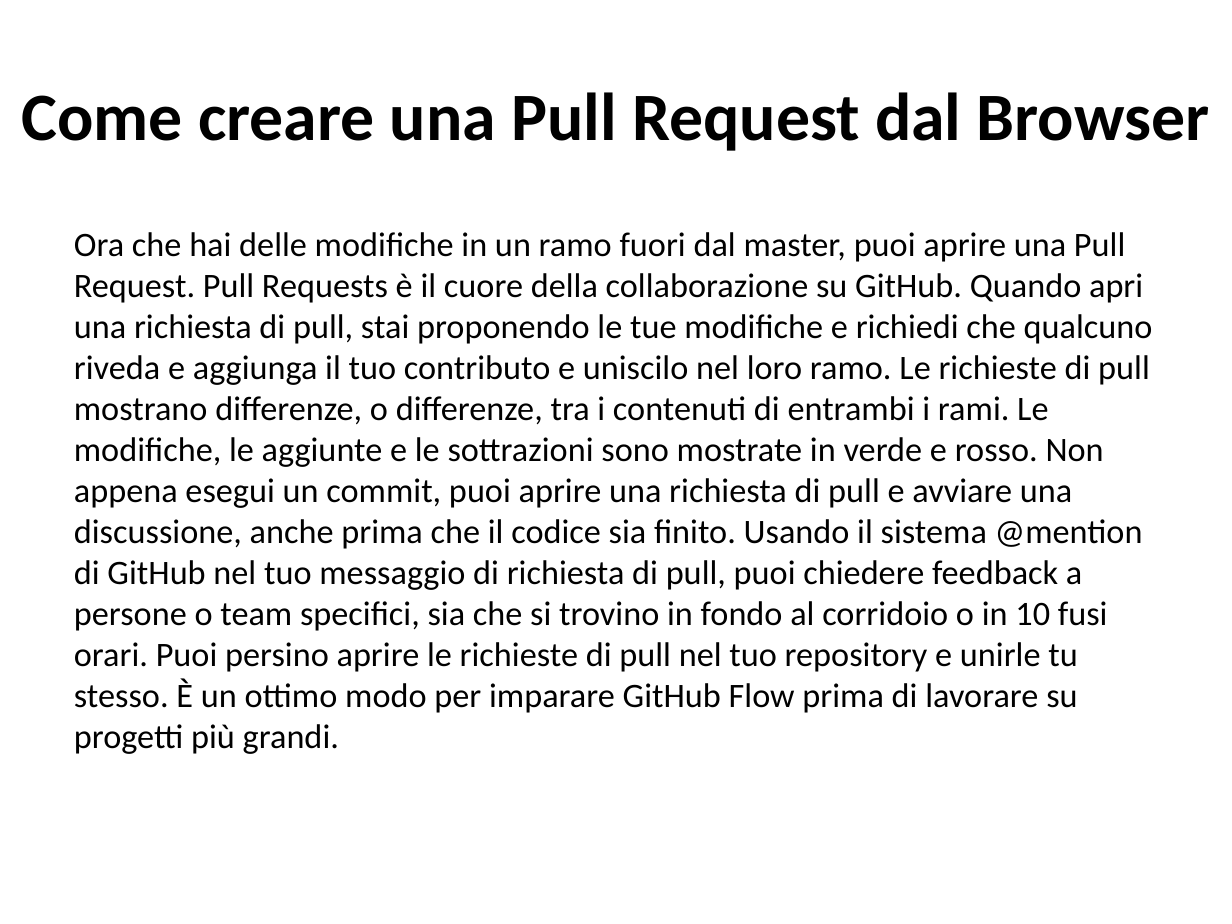
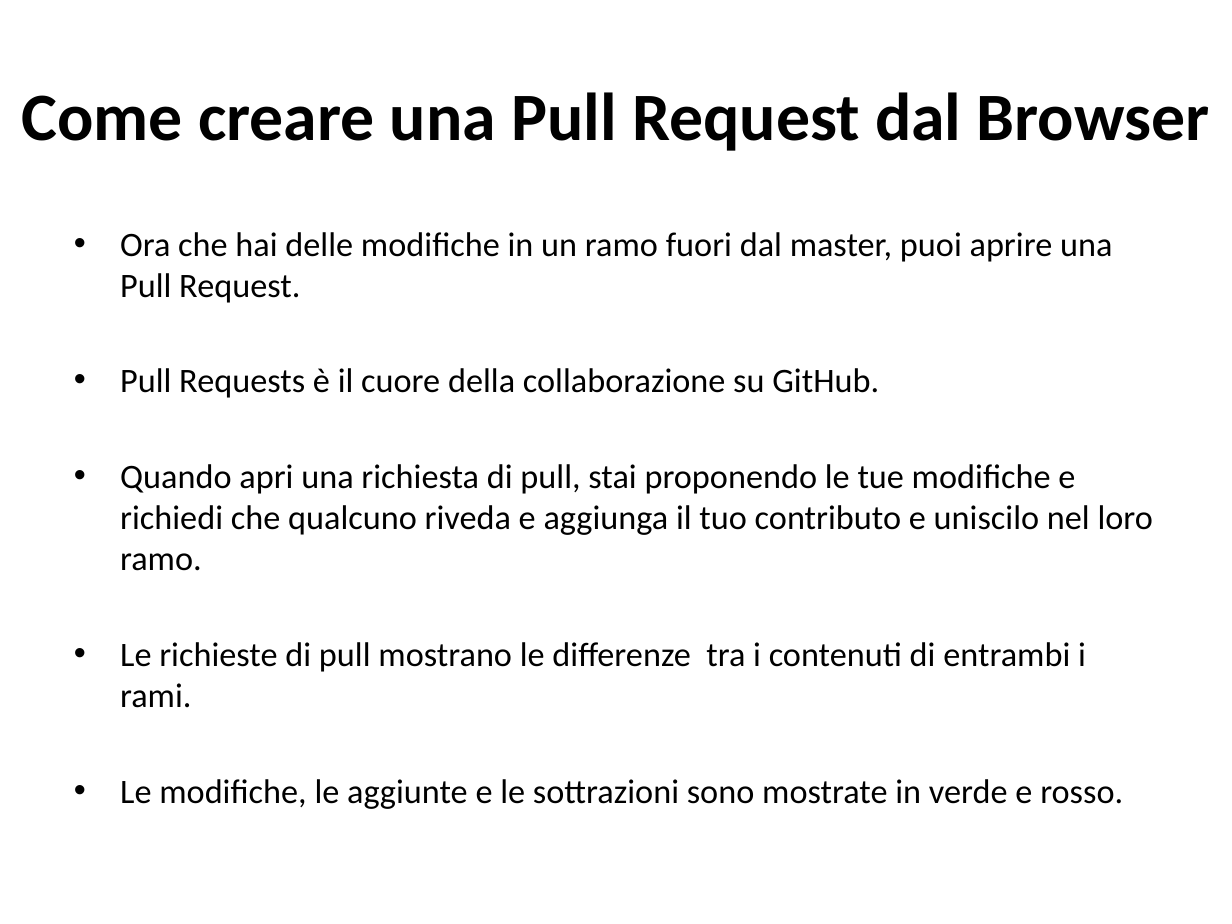
Before and after one commit to TeamEngim/GitHub-Introduction, a slide deck: slide 23 of Primi passi su GitHub.pptx. Drawn at 1232x924 pixels with LibreOffice and Linux fonts; fonts in the diff are those of the drawing. Boxes give left, top, right and bottom in pixels: in the first picture for what was removed or moved away, otherwise in the second. Text is boxed around its words. In the diff, an @@ line names an element or a change of style, - is before the commit and + after.

```diff
--- a/Primi passi su GitHub.pptx
+++ b/Primi passi su GitHub.pptx
@@ text at (120,232,1153,809): text changed @@
-Ora che hai delle modifiche in un ramo fuori dal master, puoi aprire una Pull Request. Pull Requests è il cuore della collaborazione su GitHub. Quando apri una richiesta di pull, stai proponendo le tue modifiche e richiedi che qualcuno riveda e aggiunga il tuo contributo e uniscilo nel loro ramo. Le richieste di pull mostrano differenze, o differenze, tra i contenuti di entrambi i rami. Le modifiche, le aggiunte e le sottrazioni sono mostrate in verde e rosso. Non appena esegui un commit, puoi aprire una richiesta di pull e avviare una discussione, anche prima che il codice sia finito. Usando il sistema @mention di GitHub nel tuo messaggio di richiesta di pull, puoi chiedere feedback a persone o team specifici, sia che si trovino in fondo al corridoio o in 10 fusi orari. Puoi persino aprire le richieste di pull nel tuo repository e unirle tu stesso. È un ottimo modo per imparare GitHub Flow prima di lavorare su progetti più grandi.
+• Ora che hai delle modifiche in un ramo fuori dal master, puoi aprire una Pull Request.
+• Pull Requests è il cuore della collaborazione su GitHub.
+• Quando apri una richiesta di pull, stai proponendo le tue modifiche e richiedi che qualcuno riveda e aggiunga il tuo contributo e uniscilo nel loro ramo.
+• Le richieste di pull mostrano le differenze tra i contenuti di entrambi i rami.
+• Le modifiche, le aggiunte e le sottrazioni sono mostrate in verde e rosso.
```
Also in this commit, not shown: 9 other slides changed, 8 slides added.
